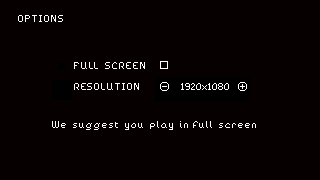
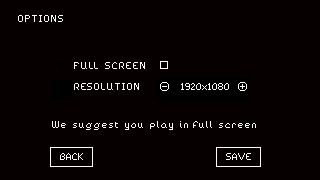
Layer changes from the first 320×180 image to the second:
added layer "Calque #2" above "Calque #1" over <box>31,147,261,167</box>
